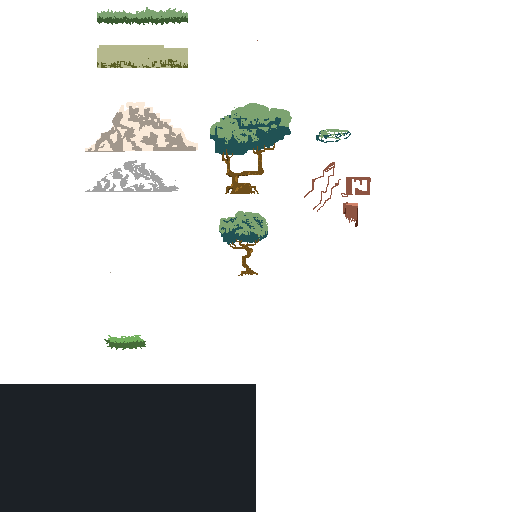
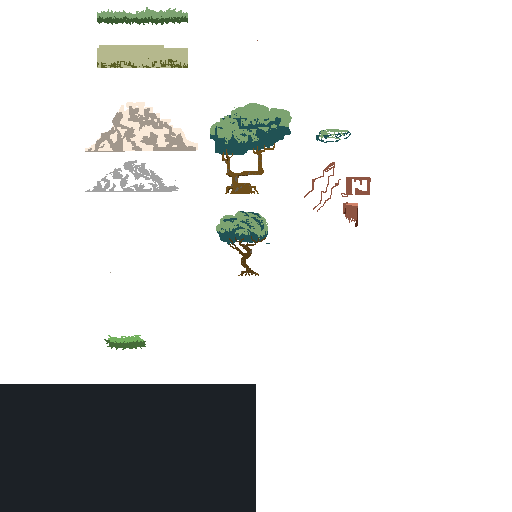
Before/after of a 512x512 layered artwork. What changed in the layer stack:
painted on "scene" over [216, 155, 270, 276]
